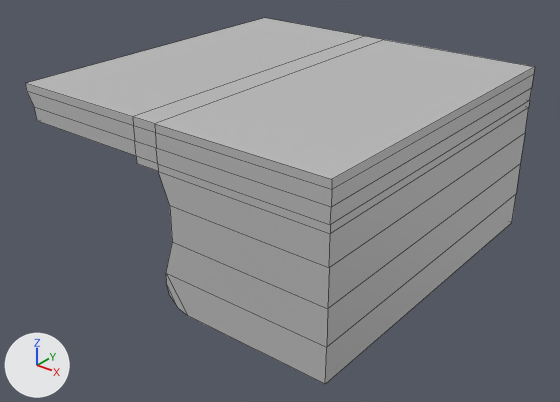
One commit to the FBX model pharaoh/Assets/Game/Scenes/graphics/Meshes/SM_plateform_edge.fbx: the scene before it, then after it.
Camera for both pictures: a 50 mm lens placed at (2.57, -3.28, 2.24), pointed at (0.03, -0.11, 0.28). Arrows for +X, +Y and +Z are at lower left; the lights stay in place. Mesh edges are drawn as thin lines. Where no turn or scale is listed for an object, it has been applied to the vertices.

Objects in the first picture: 'SM_plateform_edge'.
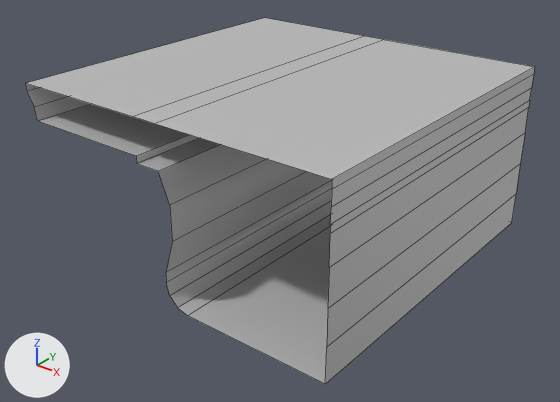
What differs and where, as boxes [x1, y1, x2, y2] in the pictures (560 x 402 px):
part 1 of me_mesh, deleted: before [25, 83, 332, 384]

The change in detail:
me_mesh is used by ob_sm_plateform_edge; location (0.0, 0.0, 0.0).
me_mesh had 60 vertices, 59 faces and spanned x -1.0..1.0, y -1.0..1.0, z 0.0..1.0.
me_mesh now has 50 vertices, 25 faces and spans x -1.0..1.0, y -1.0..1.0, z 0.0..1.0.
Part 1, on me_mesh:
5 vertices are removed from x -0.15..0.0, y -1.0, z 0.8..0.96.
17 faces are deleted.
